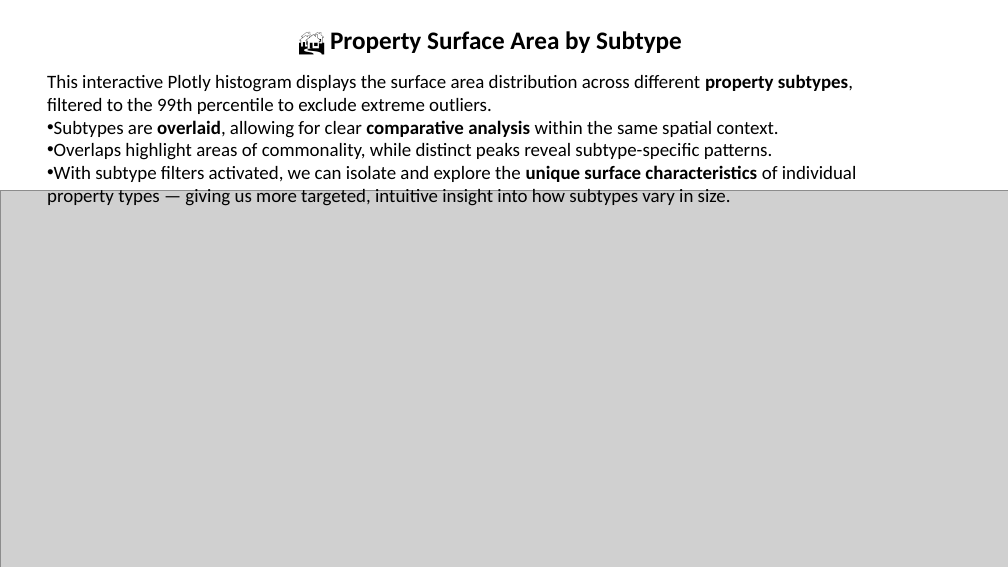
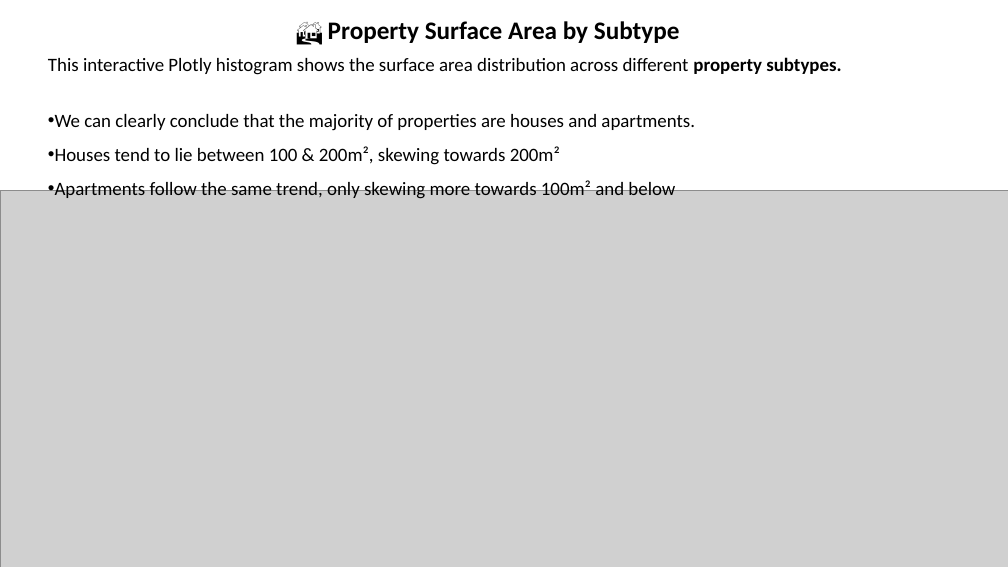
Before and after one commit to kayedee90/challenge-data-analysis, a slide deck: slide 19 of Presentation/Kenny_PDF.pptx (slide 4 before the commit). Drawn at 1008x567 pixels with LibreOffice and Linux fonts; fonts in the diff are those of the drawing; grey boxes stand for pictures. Boxes give left, top, right and bottom in pixels: in the first picture for what was removed or moved away, otherwise in the second. Text is boxed around its words. In the diff, an @@ line names an element or a change of style, - is before the commit and + after.

```diff
--- a/Presentation/Kenny_PDF.pptx
+++ b/Presentation/Kenny_PDF.pptx
@@ text "🏘️ Property Surface Area by ..." moved from (x1=330, y1=31, x2=682, y2=53) to (x1=328, y1=21, x2=680, y2=43) @@
@@ text at (x1=48, y1=57, x2=841, y2=199): text changed @@
-This interactive Plotly histogram displays the surface area distribution across different property subtypes, filtered to the 99th percentile to exclude extreme outliers.
-• Subtypes are overlaid, allowing for clear comparative analysis within the same spatial context.
-• Overlaps highlight areas of commonality, while distinct peaks reveal subtype-specific patterns.
-• With subtype filters activated, we can isolate and explore the unique surface characteristics of individual property types — giving us more targeted, intuitive insight into how subtypes vary in size.
+This interactive Plotly histogram shows the surface area distribution across different property subtypes.
+• We can clearly conclude that the majority of properties are houses and apartments.
+• Houses tend to lie between 100 & 200m², skewing towards 200m²
+• Apartments follow the same trend, only skewing more towards 100m² and below
```
Also in this commit, not shown: 7 other slides changed, 18 slides added, 3 other files.
